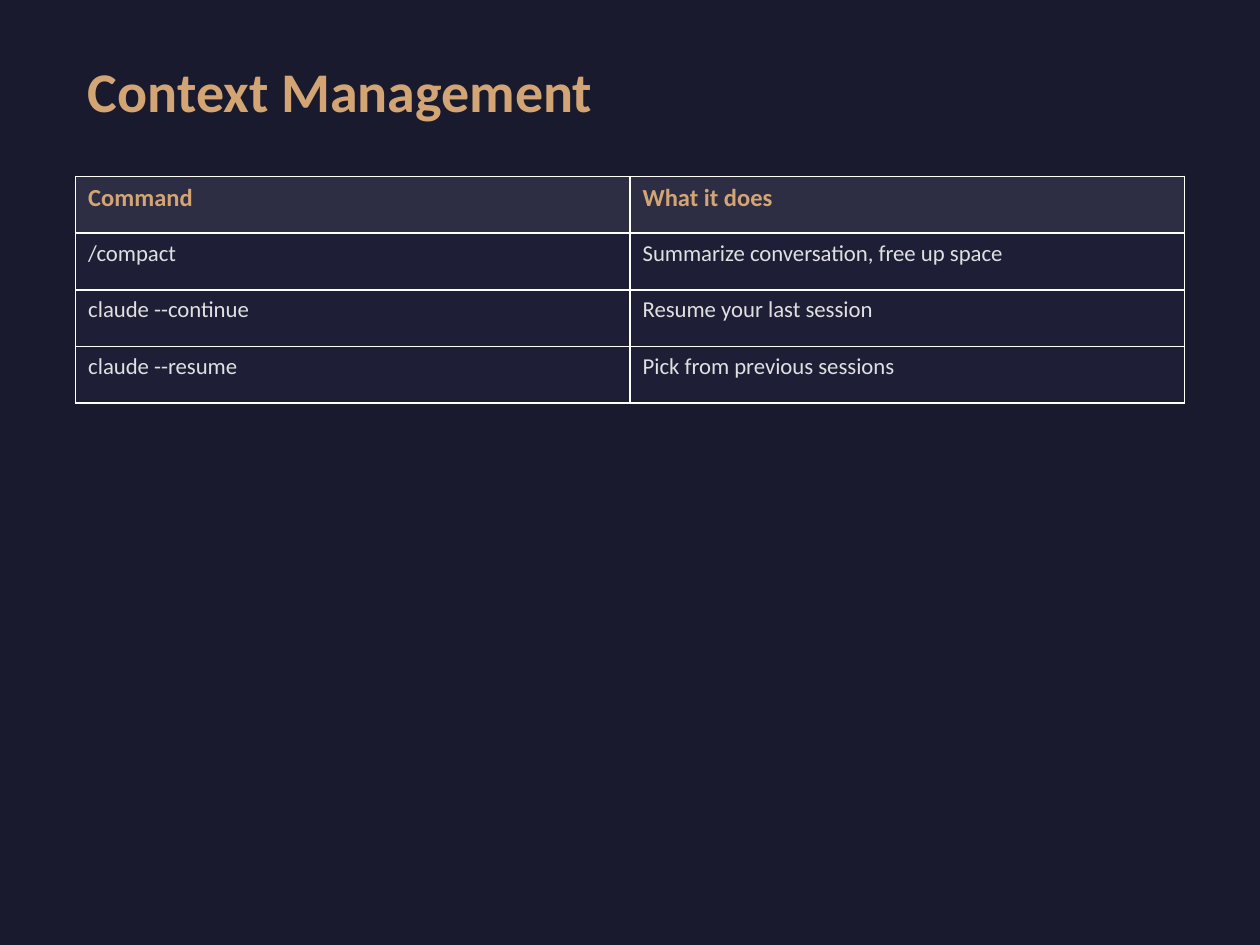
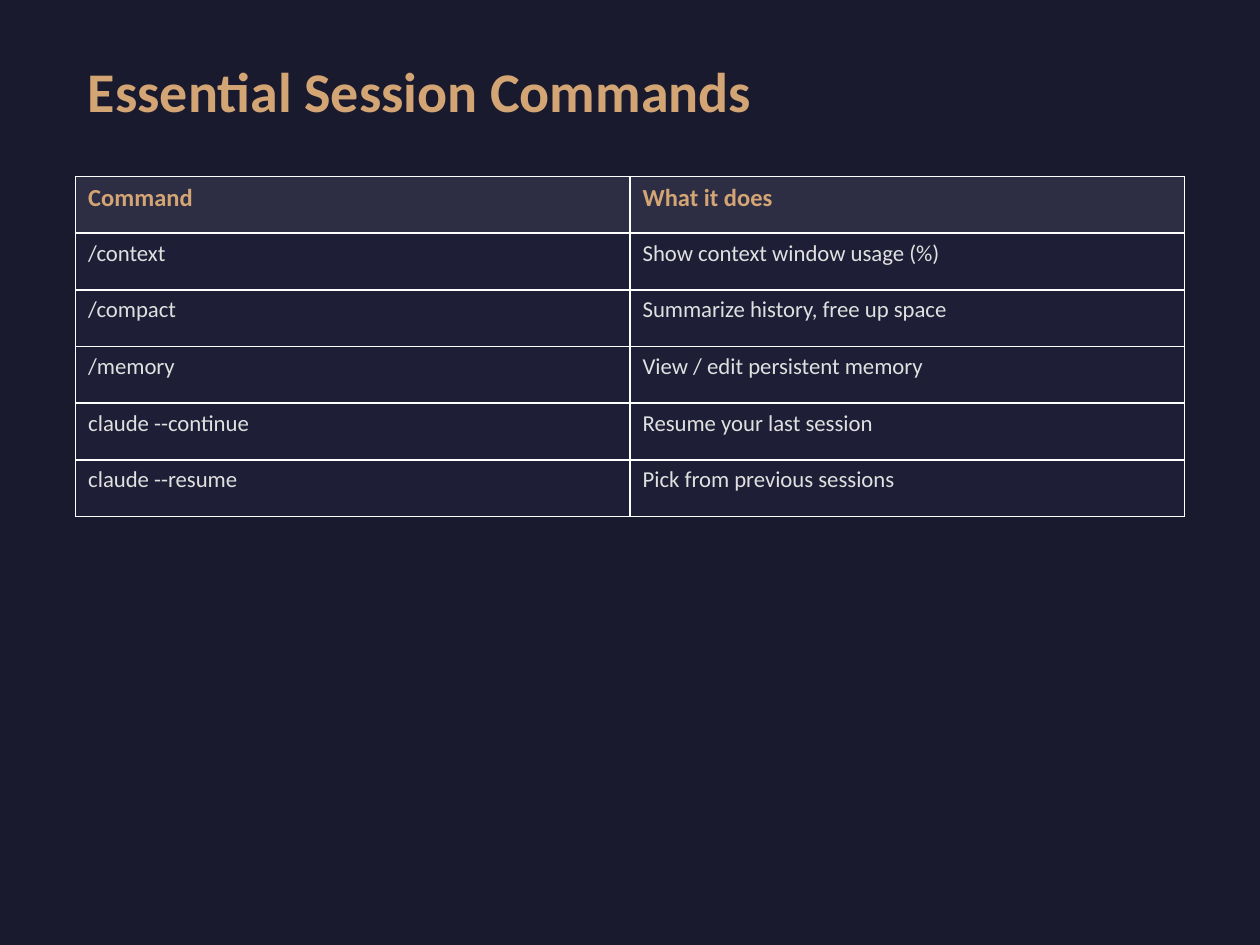
Before and after one commit to zachschillaci27/claude-code-workshop, a slide deck: slide 9 of slides.pptx. Drawn at 1260x945 pixels with LibreOffice and Linux fonts; fonts in the diff are those of the drawing. Boxes give left, top, right and bottom in pixels: in the first picture for what was removed or moved away, otherwise in the second. Text is boxed around its words. In the diff, an @@ line names an element or a change of style, - is before the commit and + after.

```diff
--- a/slides.pptx
+++ b/slides.pptx
@@ text at (88, 72, 751, 113): text changed @@
-Context Management
+Essential Session Commands
@@ table at (76, 176, 1184, 517) @@
-row 2: /compact | Summarize conversation, free up space
+row 2: /context | Show context window usage (%)
+row 3: /compact | Summarize history, free up space
+row 4: /memory | View / edit persistent memory
```
Also in this commit, not shown: 5 other slides changed, 4 slides added, 8 other files.
